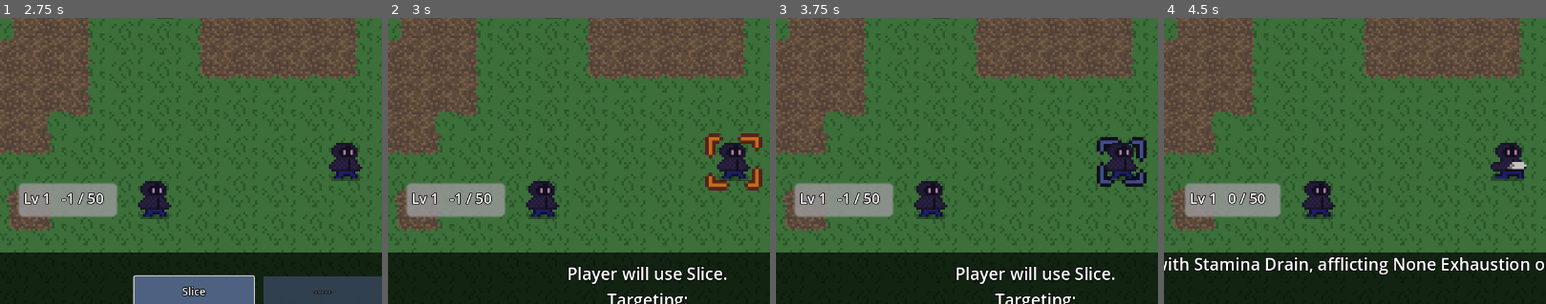
Above: before the commit, frames 1-4 (left to right).
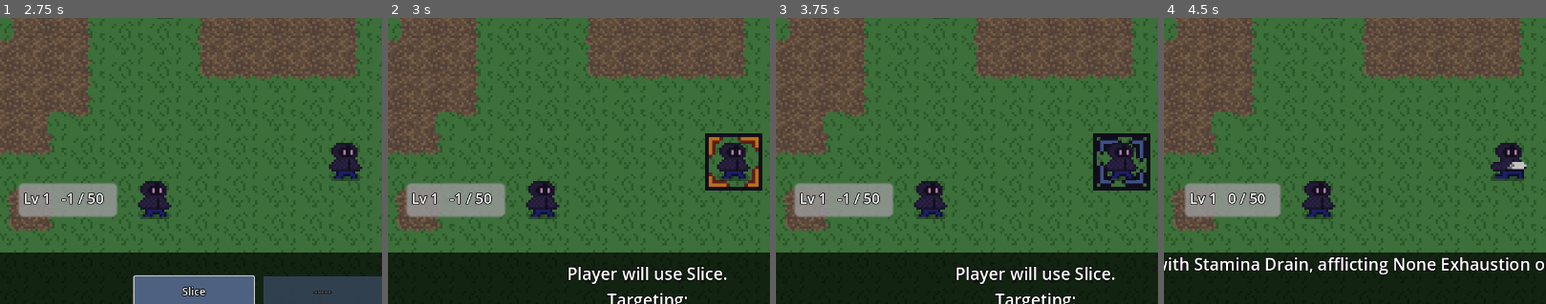
Above: after the commit, the same moments.

Repository: 123outerme/Shards-of-Grandeur
Game: Godot game, scene res://gamescenes/battle.tscn
Two runs of this game, one before a commit and one after it. Both use one fixed random seed, a clock stepped at 60 frames per second and the inputs below. This scene is started directly instead of the project's main scene.
Inputs (mouse positions are % of the whole screen's width and height, from its top left):
- Up to frame 1 (2.75 s): click (36, 65) at 0.5 s; click "Back" at 1.25 s; click "Moves" at 2 s
- Up to frame 2 (3 s): click "Slice" at 2.75 s
- Up to frame 3 (3.75 s): click (61, 58) at 3.5 s
- Up to frame 4 (4.5 s): click "Confirm" at 4.25 s
The pictures show only the part of the screen within x 16-66%, y 33-83%; the shares and areas given below are measured in that part.

Frame 1 is identical in both runs. In frame 2, 0.7% of the frame differs, in the area x 83-98%, y 40-61%; in frame 3, 0.7%; in frame 4, nothing differs.

Commit message:
Fix more focus passing, restoring issues

Diff:
--- a/gamedata/dialogue/dr_hudson/ally_town/drh_allytown_1.tres
+++ b/gamedata/dialogue/dr_hudson/ally_town/drh_allytown_1.tres
@@ -38,7 +38,7 @@
 invalidAfterCompletingQuests = Array[String]([])
 invalidAfterFailingQuests = Array[String]([])
 invalidAfterCutscenes = Array[String]([])
-invalidAfterDialogues = Array[String](["dr_hudson_allytown#leave_standstill"])
+invalidAfterDialogues = Array[String](["dr_hudson_standstill#leave_standstill"])
 invalidAfterSpecialBattles = Array[String]([])
 
 [resource]
--- a/gamedata/dialogue/dr_hudson/ally_town/drh_allytown_leave_2.tres
+++ b/gamedata/dialogue/dr_hudson/ally_town/drh_allytown_leave_2.tres
@@ -16,7 +16,7 @@
 maxAct = 5
 prereqQuests = Array[String]([])
 prereqCutscenes = Array[String]([])
-prereqDialogues = Array[String](["dr_hudson_allytown#leave_standstill"])
+prereqDialogues = Array[String](["dr_hudson_standstill#leave_standstill"])
 prereqSpecialBattles = Array[String]([])
 invalidAfterCompletingQuests = Array[String]([])
 invalidAfterFailingQuests = Array[String]([])
--- a/gamedata/dialogue/horsecart/horsecart_quest.tres
+++ b/gamedata/dialogue/horsecart/horsecart_quest.tres
@@ -18,7 +18,7 @@
 maxAct = 2
 prereqQuests = Array[String]([])
 prereqCutscenes = Array[String]([])
-prereqDialogues = Array[String](["horse_cart_allytown#1"])
+prereqDialogues = Array[String](["horse_cart_standstill#1"])
 prereqSpecialBattles = Array[String]([])
 invalidAfterCompletingQuests = Array[String]([])
 invalidAfterFailingQuests = Array[String]([])
--- a/gamedata/dialogue/horsecart/horsecart_quest_turnin.tres
+++ b/gamedata/dialogue/horsecart/horsecart_quest_turnin.tres
@@ -32,7 +32,7 @@
 maxAct = 2
 prereqQuests = Array[String]([])
 prereqCutscenes = Array[String]([])
-prereqDialogues = Array[String](["horse_cart_allytown#1"])
+prereqDialogues = Array[String](["horse_cart_standstill#1"])
 prereqSpecialBattles = Array[String]([])
 invalidAfterCompletingQuests = Array[String]([])
 invalidAfterFailingQuests = Array[String]([])
--- a/gamedata/quests/hay_is_for_horses.tres
+++ b/gamedata/quests/hay_is_for_horses.tres
@@ -20,7 +20,7 @@
 type = 1
 count = 1
 objectiveName = "Haybale"
-turnInName = "horse_cart_allytown"
+turnInName = "horse_cart_standstill"
 displayObjName = "Haybale"
 displayTurnInName = "Horse"
 turnInDialogue = Array[Resource("res://scripts/dialogue/dialogue_entry.gd")]([ExtResource("4_3icqe")])
--- a/prefabs/battle/combatant_node.tscn
+++ b/prefabs/battle/combatant_node.tscn
@@ -1,7 +1,8 @@
-[gd_scene load_steps=7 format=3 uid="uid://cm4jsnjutjfu6"]
+[gd_scene load_steps=8 format=3 uid="uid://cm4jsnjutjfu6"]
 
 [ext_resource type="Script" path="res://scripts/battle/combatant_node.gd" id="1_d8qkc"]
 [ext_resource type="Texture2D" uid="uid://id2gjt271bko" path="res://graphics/ui/ui_target_unselected.png" id="2_7l61i"]
+[ext_resource type="Texture2D" uid="uid://l1mon0vxhkb5" path="res://graphics/ui/sprite_button_focused.png" id="2_uia2j"]
 [ext_resource type="Texture2D" uid="uid://u5ng7o44k1ln" path="res://graphics/ui/ui_target_selected.png" id="3_ng771"]
 [ext_resource type="Theme" uid="uid://dsowi08f2y6iv" path="res://themes/root_theme.tres" id="3_o4uc1"]
 
@@ -28,6 +29,7 @@
 offset_top = -4.0
 offset_right = 4.0
 offset_bottom = 4.0
+texture_focused = ExtResource("2_uia2j")
 
 [node name="SelectCombatantBtn" type="TextureButton" parent="."]
 custom_minimum_size = Vector2(8, 8)
@@ -45,6 +47,7 @@
 toggle_mode = true
 texture_normal = ExtResource("2_7l61i")
 texture_pressed = ExtResource("3_ng771")
+texture_focused = ExtResource("2_uia2j")
 stretch_mode = 5
 
 [node name="AnimatedSprite" type="AnimatedSprite2D" parent="."]
--- a/prefabs/maps/standstill/standstill_foundry.tscn
+++ b/prefabs/maps/standstill/standstill_foundry.tscn
@@ -64,10 +64,7 @@
 position = Vector2(26, -76)
 displayName = "Alessia"
 saveName = "alessia_foundry"
-facesRight = true
-spriteSize = Vector2i(16, 16)
 dialogueEntries = Array[Resource("res://scripts/dialogue/dialogue_entry.gd")]([ExtResource("4_73wvo"), ExtResource("5_72q0a")])
-facesPlayer = true
 hasShop = true
 inventory = SubResource("Resource_tnptw")
 
--- a/prefabs/overworld/map_loader.gd
+++ b/prefabs/overworld/map_loader.gd
@@ -5,7 +5,6 @@
 var mapNavReady: bool = false
 
 @onready var player: PlayerController = get_node_or_null("../Player")
-var useSavedPos: bool = false
 
 # Called when the node enters the scene tree for the first time.
 func _ready():
@@ -23,8 +22,7 @@
 	player.disableMovement = true
 	player.collider.set_deferred('disabled', true)
 	await get_tree().create_timer(0.25).timeout
-	PlayerResources.playerInfo.savedPosition = newMapPos
-	useSavedPos = true
+	player.position = newMapPos
 	player.set_talk_npc(null)
 	PlayerResources.playerInfo.map = newMapName
 	for cutscenePlayer in get_tree().get_nodes_in_group('CutscenePlayer'):
@@ -79,9 +77,6 @@
 	PlayerFinder.player.collider.set_deferred('disabled', false)
 
 func _map_loaded():
-	if useSavedPos:
-		PlayerFinder.player.set_deferred('position', PlayerResources.playerInfo.savedPosition)
-		useSavedPos = false
 	await get_tree().create_timer(0.15).timeout
 	player.cam.call_deferred('fade_in', _fade_in_complete, 0.35)
 	await get_tree().create_timer(0.15).timeout
--- a/prefabs/ui/reward_panel.tscn
+++ b/prefabs/ui/reward_panel.tscn
@@ -1,9 +1,10 @@
-[gd_scene load_steps=7 format=3 uid="uid://b11xiyik10j7i"]
+[gd_scene load_steps=8 format=3 uid="uid://b11xiyik10j7i"]
 
 [ext_resource type="Theme" uid="uid://dsowi08f2y6iv" path="res://themes/root_theme.tres" id="1_o3m6m"]
 [ext_resource type="Script" path="res://scripts/menus/reward_panel.gd" id="2_fcpgo"]
 [ext_resource type="Texture2D" uid="uid://b07b3t04115ub" path="res://graphics/items/gold_coin.png" id="3_8gyhb"]
 [ext_resource type="Texture2D" uid="uid://p871kcr0eyx6" path="res://graphics/SOUVUTU0.png" id="4_2y5ax"]
+[ext_resource type="Texture2D" uid="uid://l1mon0vxhkb5" path="res://graphics/ui/sprite_button_focused.png" id="5_7fc30"]
 
 [sub_resource type="StyleBoxEmpty" id="StyleBoxEmpty_4ij35"]
 
@@ -104,6 +105,7 @@
 offset_bottom = 16.0
 grow_vertical = 2
 texture_normal = SubResource("AtlasTexture_1ncw4")
+texture_focused = ExtResource("5_7fc30")
 stretch_mode = 0
 
 [node name="ItemName" type="RichTextLabel" parent="ItemGroup"]
--- a/prefabs/ui/stats/equipment_panel.tscn
+++ b/prefabs/ui/stats/equipment_panel.tscn
@@ -6,6 +6,7 @@
 [ext_resource type="Texture2D" uid="uid://id2gjt271bko" path="res://graphics/ui/ui_target_unselected.png" id="4_27fs2"]
 [ext_resource type="Texture2D" uid="uid://p871kcr0eyx6" path="res://graphics/SOUVUTU0.png" id="5_llr4b"]
 [ext_resource type="PackedScene" uid="uid://bw758t8yxr7j1" path="res://prefabs/ui/inventory/item_details_panel.tscn" id="6_7fgnm"]
+[ext_resource type="Texture2D" uid="uid://l1mon0vxhkb5" path="res://graphics/ui/sprite_button_focused.png" id="6_p8706"]
 
 [sub_resource type="AtlasTexture" id="AtlasTexture_qrdm0"]
 atlas = ExtResource("5_llr4b")
@@ -45,6 +46,7 @@
 offset_bottom = 64.0
 texture_normal = SubResource("AtlasTexture_qrdm0")
 texture_disabled = ExtResource("4_27fs2")
+texture_focused = ExtResource("6_p8706")
 stretch_mode = 0
 
 [node name="WeaponName" type="RichTextLabel" parent="WeaponControl"]
@@ -92,6 +94,7 @@
 offset_bottom = 64.0
 texture_normal = SubResource("AtlasTexture_qrdm0")
 texture_disabled = ExtResource("4_27fs2")
+texture_focused = ExtResource("6_p8706")
 stretch_mode = 0
 
 [node name="ArmorName" type="RichTextLabel" parent="ArmorControl"]
--- a/scripts/battle/battle_scene/battle_controller.gd
+++ b/scripts/battle/battle_scene/battle_controller.gd
@@ -84,6 +84,8 @@
 	for node in combatantNodes:
 		node.load_combatant_node()
 
+	update_combatant_focus_neighbors()
+
 	if state.menu == BattleState.Menu.SUMMON and PlayerResources.inventory.count_of(Item.Type.SHARD) == 0:
 		state.menu = BattleState.Menu.PRE_BATTLE
 
@@ -126,6 +128,41 @@
 		if not battleLoaded:
 			battleLoaded = true
 
+func update_combatant_focus_neighbors():
+	if enemyCombatant3.is_alive():
+		playerCombatant.set_focus_right_combatant_node_neighbor(enemyCombatant3)
+		enemyCombatant3.set_focus_left_combatant_node_neighbor(playerCombatant)
+
+	if enemyCombatant2.is_alive():
+		playerCombatant.set_focus_right_combatant_node_neighbor(enemyCombatant2)
+		enemyCombatant2.set_focus_left_combatant_node_neighbor(playerCombatant)
+
+	if enemyCombatant1.is_alive():
+		playerCombatant.set_focus_right_combatant_node_neighbor(enemyCombatant1)
+		enemyCombatant1.set_focus_left_combatant_node_neighbor(playerCombatant)
+	else:
+		enemyCombatant2.set_focus_bottom_combatant_node_neighbor(enemyCombatant3)
+		enemyCombatant3.set_focus_top_combatant_node_neighbor(enemyCombatant2)
+
+	if minionCombatant.is_alive():
+		minionCombatant.set_focus_bottom_combatant_node_neighbor(playerCombatant)
+		playerCombatant.set_focus_top_combatant_node_neighbor(minionCombatant)
+
+func get_bottom_most_targetable_combatant_nodes() -> Array[CombatantNode]:
+	var nodes: Array[CombatantNode] = []
+	if playerCombatant.is_alive() and playerCombatant.selectCombatantBtn.visible:
+		nodes.append(playerCombatant)
+	else:
+		nodes.append(minionCombatant)
+
+	if enemyCombatant3.is_alive() and enemyCombatant3.selectCombatantBtn.visible:
+		nodes.append(enemyCombatant3)
+	elif enemyCombatant1.is_alive() and enemyCombatant1.selectCombatantBtn.visible:
+		nodes.append(enemyCombatant1)
+	elif enemyCombatant2.is_alive() and enemyCombatant2.selectCombatantBtn.visible:
+		nodes.append(enemyCombatant2)
+	return nodes
+
 func reset_intermediate_state_strs():
 	state.calcdStateStrings = []
 	state.calcdStateIndex = 0
--- a/scripts/battle/battle_scene/battle_ui.gd
+++ b/scripts/battle/battle_scene/battle_ui.gd
@@ -137,12 +137,14 @@
 func update_hp_tags():
 	for combatantNode in battleController.get_all_combatant_nodes():
 		combatantNode.update_hp_tag()
+	battleController.update_combatant_focus_neighbors()
 
 func update_downed():
 	for combatantNode in battleController.get_all_combatant_nodes():
 		if combatantNode.combatant != null:
 			combatantNode.combatant.update_downed()
 		combatantNode.visible = combatantNode.is_alive()
+	battleController.update_combatant_focus_neighbors()
 
 func round_complete():
 	battleController.state.turnNumber += 1
--- a/scripts/battle/battle_scene/targets.gd
+++ b/scripts/battle/battle_scene/targets.gd
@@ -6,6 +6,7 @@
 @onready var commandText: RichTextLabel = get_node("CommandText")
 @onready var targetsListing: RichTextLabel = get_node("TargetsListing")
 @onready var confirmButton: Button = get_node("ConfirmButton")
+@onready var backButton: Button = get_node("BackButton")
 
 var singleSelect: bool = true
 var referringMenu: BattleState.Menu = BattleState.Menu.MOVES
@@ -41,6 +42,14 @@
 		if not setFocus:
 			targetableCombatant.focus_select_btn()
 		setFocus = true
+
+	if not setFocus:
+		backButton.grab_focus()
+
+	var nodes: Array[CombatantNode] = battleUI.battleController.get_bottom_most_targetable_combatant_nodes()
+	for node in nodes:
+		node.set_buttons_bottom_neighbor(backButton)
+		node.set_buttons_bottom_neighbor(confirmButton)
 
 	update_targets_listing()
 	update_confirm_btn()
@@ -98,6 +107,7 @@
 
 	reset_targets()
 	battleUI.complete_command()
+	battleUI.battleController.update_combatant_focus_neighbors()
 
 func _on_back_button_pressed():
 	reset_targets()
--- a/scripts/battle/combatant_node.gd
+++ b/scripts/battle/combatant_node.gd
@@ -73,6 +73,50 @@
 
 func focus_select_btn():
 	selectCombatantBtn.grab_focus()
+
+func set_buttons_left_neighbor(control: Control):
+	selectCombatantBtn.focus_neighbor_left = selectCombatantBtn.get_path_to(control)
+	clickCombatantBtn.focus_neighbor_left = clickCombatantBtn.get_path_to(control)
+	control.focus_neighbor_right = control.get_path_to(selectCombatantBtn)
+
+func set_buttons_right_neighbor(control: Control):
+	selectCombatantBtn.focus_neighbor_right = selectCombatantBtn.get_path_to(control)
+	clickCombatantBtn.focus_neighbor_right = clickCombatantBtn.get_path_to(control)
+	control.focus_neighbor_left = control.get_path_to(selectCombatantBtn)
+
+func set_buttons_top_neighbor(control: Control):
+	selectCombatantBtn.focus_neighbor_top = selectCombatantBtn.get_path_to(control)
+	clickCombatantBtn.focus_neighbor_top = clickCombatantBtn.get_path_to(control)
+	control.focus_neighbor_bottom = control.get_path_to(selectCombatantBtn)
+
+func set_buttons_bottom_neighbor(control: Control):
+	selectCombatantBtn.focus_neighbor_bottom = selectCombatantBtn.get_path_to(control)
+	clickCombatantBtn.focus_neighbor_bottom = clickCombatantBtn.get_path_to(control)
+	control.focus_neighbor_top = control.get_path_to(selectCombatantBtn)
+
+func set_focus_left_combatant_node_neighbor(combatantNode: CombatantNode):
+	selectCombatantBtn.focus_neighbor_left = selectCombatantBtn.get_path_to(combatantNode.selectCombatantBtn)
+	clickCombatantBtn.focus_neighbor_left = clickCombatantBtn.get_path_to(combatantNode.clickCombatantBtn)
+	combatantNode.selectCombatantBtn.focus_neighbor_right = combatantNode.selectCombatantBtn.get_path_to(selectCombatantBtn)
+	combatantNode.clickCombatantBtn.focus_neighbor_right = combatantNode.clickCombatantBtn.get_path_to(clickCombatantBtn)
+
+func set_focus_right_combatant_node_neighbor(combatantNode: CombatantNode):
+	selectCombatantBtn.focus_neighbor_right = selectCombatantBtn.get_path_to(combatantNode.selectCombatantBtn)
+	clickCombatantBtn.focus_neighbor_right = clickCombatantBtn.get_path_to(combatantNode.clickCombatantBtn)
+	combatantNode.selectCombatantBtn.focus_neighbor_left = combatantNode.selectCombatantBtn.get_path_to(selectCombatantBtn)
+	combatantNode.clickCombatantBtn.focus_neighbor_left = combatantNode.clickCombatantBtn.get_path_to(clickCombatantBtn)
+
+func set_focus_bottom_combatant_node_neighbor(combatantNode: CombatantNode):
+	selectCombatantBtn.focus_neighbor_bottom = selectCombatantBtn.get_path_to(combatantNode.selectCombatantBtn)
+	clickCombatantBtn.focus_neighbor_bottom = clickCombatantBtn.get_path_to(combatantNode.clickCombatantBtn)
+	combatantNode.selectCombatantBtn.focus_neighbor_top = combatantNode.selectCombatantBtn.get_path_to(selectCombatantBtn)
+	combatantNode.clickCombatantBtn.focus_neighbor_top = combatantNode.clickCombatantBtn.get_path_to(clickCombatantBtn)
+
+func set_focus_top_combatant_node_neighbor(combatantNode: CombatantNode):
+	selectCombatantBtn.focus_neighbor_top = selectCombatantBtn.get_path_to(combatantNode.selectCombatantBtn)
+	clickCombatantBtn.focus_neighbor_top = clickCombatantBtn.get_path_to(combatantNode.clickCombatantBtn)
+	combatantNode.selectCombatantBtn.focus_neighbor_bottom = combatantNode.selectCombatantBtn.get_path_to(selectCombatantBtn)
+	combatantNode.clickCombatantBtn.focus_neighbor_bottom = combatantNode.clickCombatantBtn.get_path_to(clickCombatantBtn)
 
 func set_selected(selected: bool = true):
 	selectCombatantBtn.button_pressed = selected
--- a/scripts/inventory/inventory.gd
+++ b/scripts/inventory/inventory.gd
@@ -38,11 +38,13 @@
 		PlayerResources.minions.get_minion(shard.combatantSaveName) # if it does not exist, this will create it
 		PlayerResources.minions.level_up_minions(PlayerResources.playerInfo.stats.level) # if necessary, this will level up the new minion
 
-func use_item(item: Item, target: Combatant):
+func use_item(item: Item, target: Combatant) -> bool:
+	var last: bool = false
 	item.use(target)
 	for slot in inventorySlots:
 		if slot.item == item and item.consumable:
-			trash_item(slot) # remove one of the appropriate items
+			last = trash_item(slot) # remove one of the appropriate items
+	return last
 
 func equip_item(inventorySlot: InventorySlot, equip: bool, contextStats: Stats = null):
 	var item: Item = inventorySlot.item
--- a/scripts/menus/inventory_panel/inventory_menu.gd
+++ b/scripts/menus/inventory_panel/inventory_menu.gd
@@ -176,6 +176,8 @@
 			armorFilterBtn.disabled = lockFilters and selectedFilter != Item.Type.ARMOR
 		if slot.item.itemType == Item.Type.KEY_ITEM:
 			keyItemFilterBtn.disabled = lockFilters and selectedFilter != Item.Type.KEY_ITEM
+	if firstPanel: # if focus still not grabbed by another panel
+		initial_focus() # reset focus
 
 func buy_item(slot: InventorySlot):
 	lastSlotInteracted = slot
@@ -301,6 +303,10 @@
 
 func _on_item_used(slot: InventorySlot):
 	lastSlotInteracted = slot
+	if not inBattle: # if not in battle use it immediately
+		var last = PlayerResources.inventory.use_item(slot.item, PlayerResources.playerInfo.combatant)
+		if last:
+			lastSlotInteracted = null
 	if slot.item.get_as_subclass().get_use_message(PlayerResources.playerInfo.combatant) != '' and showItemUsePanel:
 		itemUsePanel.item = slot.item
 		itemUsePanel.target = PlayerResources.playerInfo.combatant
--- a/scripts/menus/inventory_panel/inventory_slot_panel.gd
+++ b/scripts/menus/inventory_panel/inventory_slot_panel.gd
@@ -82,8 +82,6 @@
 	sellButton.disabled = isEquipped or not canOtherPartyHold or inventorySlot.item.cost < 0
 
 func _on_use_button_pressed():
-	if not inBattle: # if not in battle use it immediately
-		PlayerResources.inventory.use_item(inventorySlot.item, PlayerResources.playerInfo.combatant)
 	inventoryMenu.item_used.emit(inventorySlot)
 
 func _on_equip_button_pressed():
--- a/scripts/menus/quests_panel/quests_panel.gd
+++ b/scripts/menus/quests_panel/quests_panel.gd
@@ -86,13 +86,15 @@
 	readyToTurnInButton.focus_neighbor_bottom = readyToTurnInButton.get_path_to(backButton)
 
 	completedButton.disabled = true
-	completedButton.focus_neighbor_bottom = inProgressButton.get_path_to(completedButton)
+	completedButton.focus_neighbor_bottom = inProgressButton.get_path_to(backButton)
 
 	notCompletedButton.disabled = true
 	notCompletedButton.focus_neighbor_bottom = notCompletedButton.get_path_to(backButton)
 
 	failedButton.disabled = true
 	failedButton.focus_neighbor_bottom = failedButton.get_path_to(backButton)
+
+	backButton.focus_neighbor_top = backButton.get_path_to(notCompletedButton)
 
 	for panel in get_tree().get_nodes_in_group("QuestSlotPanel"):
 		panel.queue_free()
--- a/scripts/npcs/npc_script.gd
+++ b/scripts/npcs/npc_script.gd
@@ -127,6 +127,7 @@
 			if cutscenePlayer != null and data.dialogueItems[data.dialogueIndex].startsCutscene != null:
 				cutscenePlayer.start_cutscene(data.dialogueItems[data.dialogueIndex].startsCutscene)
 				startingCutscene = true
+			update_dialogues_in_between()
 			data.dialogueIndex += 1
 			data.dialogueItemIdx = 0
 			if data.dialogueIndex >= len(data.dialogueItems): # if the last entry, dialogue is over
@@ -153,19 +154,24 @@
 	data.dialogueIndex = 0
 	data.dialogueItemIdx = 0
 	data.dialogueLine = -1
-	data.dialogueItems = []
+	data.dialogueItems = [] # clear before fetching quest info
 	fetch_quest_dialogue_info()
+	data.dialogueItems = fetch_all_dialogues()
+
+func fetch_all_dialogues() -> Array[DialogueEntry]:
+	var dialogueItems: Array[DialogueEntry] = []
 	for questTracker in PlayerResources.questInventory.quests:
 		if questTracker != null:
 			var curStep = questTracker.get_current_step()
 			if questTracker.get_step_status(curStep) == QuestTracker.Status.IN_PROGRESS \
 					and questTracker.get_prev_step().turnInName == saveName and questTracker.quest.storyRequirements.is_valid():
-				data.dialogueItems.append_array(curStep.inProgressDialogue)
+				dialogueItems.append_array(curStep.inProgressDialogue)
 	for s in turningInSteps:
-		data.dialogueItems.append_array(s.turnInDialogue)
+		dialogueItems.append_array(s.turnInDialogue)
 	for dialogue in dialogueEntries:
 		if dialogue.can_use_dialogue():
-			data.dialogueItems.append(dialogue)
+			dialogueItems.append(dialogue)
+	return dialogueItems
 
 func fetch_quest_dialogue_info():
 	acceptableQuests = []
@@ -181,6 +187,11 @@
 				and curStep.turnInName == saveName and questTracker.quest.storyRequirements.is_valid():
 			turningInSteps.append(curStep)
 
+func update_dialogues_in_between():
+	for dialogue in dialogueEntries:
+		if not dialogue in data.dialogueItems and dialogue.can_use_dialogue():
+			add_dialogue_entry_in_dialogue(dialogue)
+
 func add_dialogue_entry_in_dialogue(dialogueEntry: DialogueEntry):
 	if dialogueEntry.can_use_dialogue():
 		data.dialogueItems.insert(data.dialogueIndex + 1, dialogueEntry)
Not shown: 1 places in prefabs/ui/stats/equipment_panel.tscn that only renumber resources
